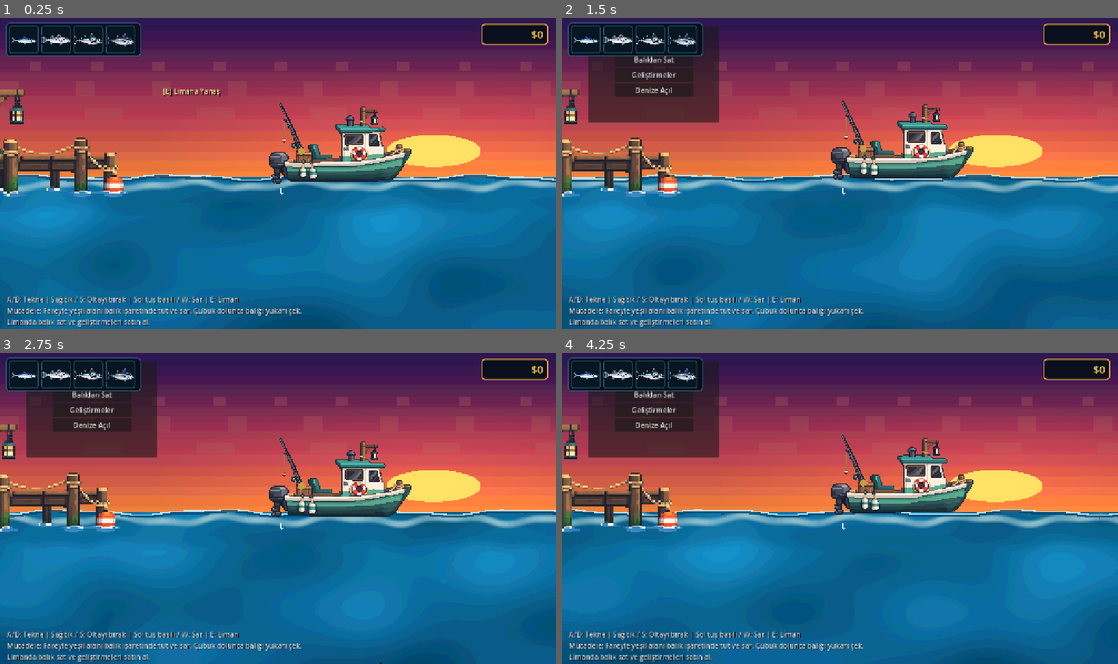
Above: before the commit, frames 1-4 (two rows, left to right).
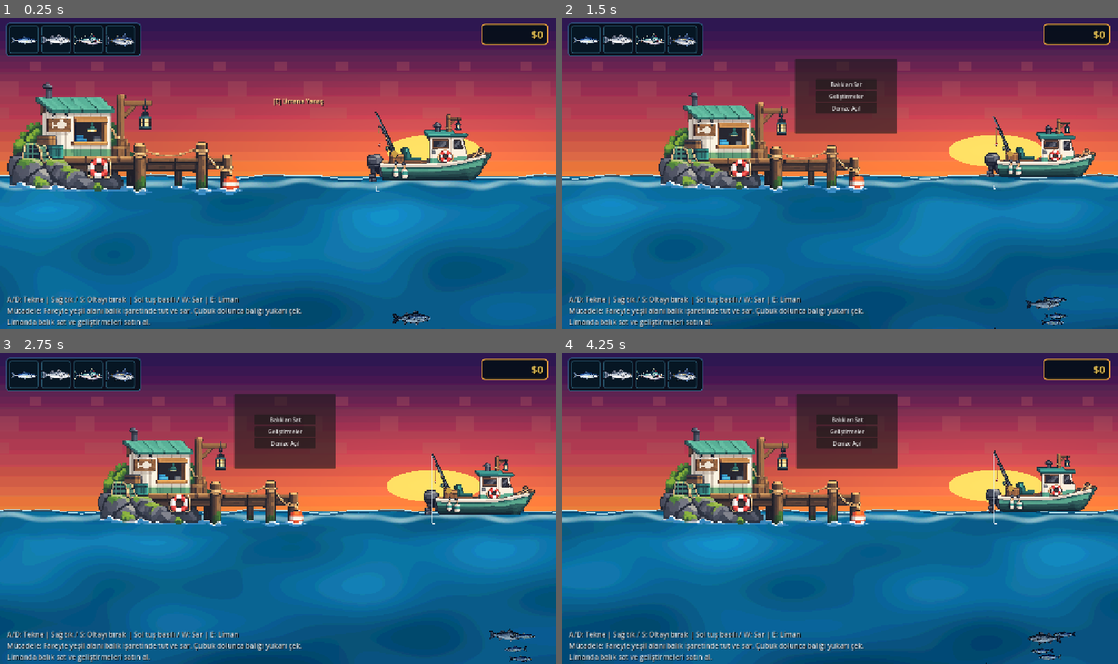
Above: after the commit, the same moments.

Repository: mirackayademir/TinyFisher
Game: Godot game, scene res://scenes/world.tscn
The game is run twice, just before and just after one commit, with the same random seed, the same clock (stepped at 60 frames per second) and the same inputs.
Inputs (mouse positions are in pixels of both pictures, inside the frame that each line leads up to):
- Up to frame 1 (0.25 s): no input
- Up to frame 2 (1.5 s): move the mouse to (962, 157) at 0.52 s; hold D (move_right) 0.53-1.28 s; tap E (dock) at 0.6, 1.35 s; click (962, 157) at 0.67 s; move the mouse to (728, 189) at 1.27 s; hold S from 1.28 s (still down)
- Up to frame 3 (2.75 s): move the mouse to (333, 440) at 2.02 s; release S at 2.03 s; hold D (move_right) from 2.03 s (still down); tap E (dock) at 2.1 s
- Up to frame 4 (4.25 s): move the mouse to (812, 570) at 2.77 s; release D (move_right) at 2.78 s; hold W 2.78-3.53 s; tap E (dock) at 2.85, 3.6 s; click (812, 570) at 2.92 s; move the mouse to (1006, 555) at 3.52 s; hold A (move_left) from 3.53 s (still down)

The runs differ from the first frame. In frame 1, 16% of the frame differs, in the area x 0-100%, y 20-100%; in frame 2, 31%; in frame 3, 32%; in frame 4, 32%, in the area x 0-100%, y 3-100%.

Commit message:
Frame full harbor and move wake closer to stern

Diff:
--- a/scenes/boat.gd
+++ b/scenes/boat.gd
@@ -8,6 +8,12 @@
 @export var rod_reel_rotation: float = -0.16
 @export var rod_cast_back_rotation: float = 0.22
 @export var rod_cast_forward_rotation: float = -0.32
+
+@export var harbor_camera_threshold: float = 1300.0
+@export var harbor_camera_x: float = -100.0
+@export var sea_camera_x: float = 350.0
+@export var harbor_zoom: float = 0.78
+@export var sea_zoom: float = 1.0
 
 var can_move: bool = true
 var _cast_animating: bool = false
@@ -22,6 +28,7 @@
 @onready var boat_visual: Sprite2D = $BoatVisual
 @onready var wake_particles: CPUParticles2D = $WakeParticles
 @onready var wake_trail: CPUParticles2D = $WakeTrail
+@onready var camera: Camera2D = $Camera2D
 
 
 func _ready() -> void:
@@ -31,19 +38,19 @@
 	_boat_visual_base_position = boat_visual.position
 	_rod_base_position = rod_pivot.position
 
-	# Köpük artık dünya üzerinde geride kalmaz; kıçın hemen altında tekneyle birlikte akar.
+	# Köpük tekneyle birlikte hareket eder ve çok kısa iz bırakır.
 	wake_particles.local_coords = true
 	wake_trail.local_coords = true
-	wake_particles.lifetime = 0.34
-	wake_trail.lifetime = 0.52
-	wake_particles.amount = 22
-	wake_trail.amount = 16
-	wake_particles.initial_velocity_min = 18.0
-	wake_particles.initial_velocity_max = 42.0
-	wake_trail.initial_velocity_min = 8.0
-	wake_trail.initial_velocity_max = 22.0
-	wake_particles.gravity = Vector2(0.0, 8.0)
-	wake_trail.gravity = Vector2(0.0, 3.0)
+	wake_particles.lifetime = 0.24
+	wake_trail.lifetime = 0.38
+	wake_particles.amount = 18
+	wake_trail.amount = 12
+	wake_particles.initial_velocity_min = 12.0
+	wake_particles.initial_velocity_max = 28.0
+	wake_trail.initial_velocity_min = 5.0
+	wake_trail.initial_velocity_max = 14.0
+	wake_particles.gravity = Vector2(0.0, 6.0)
+	wake_trail.gravity = Vector2(0.0, 2.0)
 	wake_particles.emitting = false
 	wake_trail.emitting = false
 
@@ -64,6 +71,7 @@
 			velocity.x = 0.0
 
 	_update_surface_motion(delta)
+	_update_camera_framing(delta)
 	_update_wake()
 	_update_rod_pose(delta)
 
@@ -83,6 +91,18 @@
 	rod_pivot.position.y = _rod_base_position.y + bob * 0.88
 
 
+func _update_camera_framing(delta: float) -> void:
+	# Limana yaklaşınca kamera sola kayar ve uzaklaşır; büyük limanın neredeyse tamamı görünür.
+	# Denize açılınca tekrar normal oyun kadrajına döner.
+	var near_harbor := global_position.x <= harbor_camera_threshold
+	var target_x := harbor_camera_x if near_harbor else sea_camera_x
+	var target_zoom_value := harbor_zoom if near_harbor else sea_zoom
+	var blend := clampf(delta * 3.2, 0.0, 1.0)
+
+	camera.position.x = lerpf(camera.position.x, target_x, blend)
+	camera.zoom = camera.zoom.lerp(Vector2(target_zoom_value, target_zoom_value), blend)
+
+
 func _update_wake() -> void:
 	var moving := can_move and absf(velocity.x) > 20.0
 	wake_particles.emitting = moving
@@ -97,16 +117,16 @@
 
 	wake_particles.direction = Vector2(-movement_sign, 0.02)
 	wake_trail.direction = Vector2(-movement_sign, 0.015)
-	wake_particles.speed_scale = lerpf(0.75, 1.05, speed_ratio)
-	wake_trail.speed_scale = lerpf(0.70, 0.95, speed_ratio)
+	wake_particles.speed_scale = lerpf(0.72, 0.98, speed_ratio)
+	wake_trail.speed_scale = lerpf(0.68, 0.90, speed_ratio)
 
-	# Köpük doğrudan kıçın altından başlar; uzun boşluk oluşmaz.
+	# Görseldeki motor/kıç hizasına yaklaştırıldı; köpük artık teknenin çok gerisinde doğmaz.
 	if movement_sign > 0.0:
-		wake_particles.position = Vector2(76.0, foam_y)
-		wake_trail.position = Vector2(94.0, foam_y + 2.0)
+		wake_particles.position = Vector2(305.0, foam_y)
+		wake_trail.position = Vector2(322.0, foam_y + 2.0)
 	else:
-		wake_particles.position = Vector2(904.0, foam_y)
-		wake_trail.position = Vector2(886.0, foam_y + 2.0)
+		wake_particles.position = Vector2(675.0, foam_y)
+		wake_trail.position = Vector2(658.0, foam_y + 2.0)
 
 
 func _update_rod_pose(delta: float) -> void:
